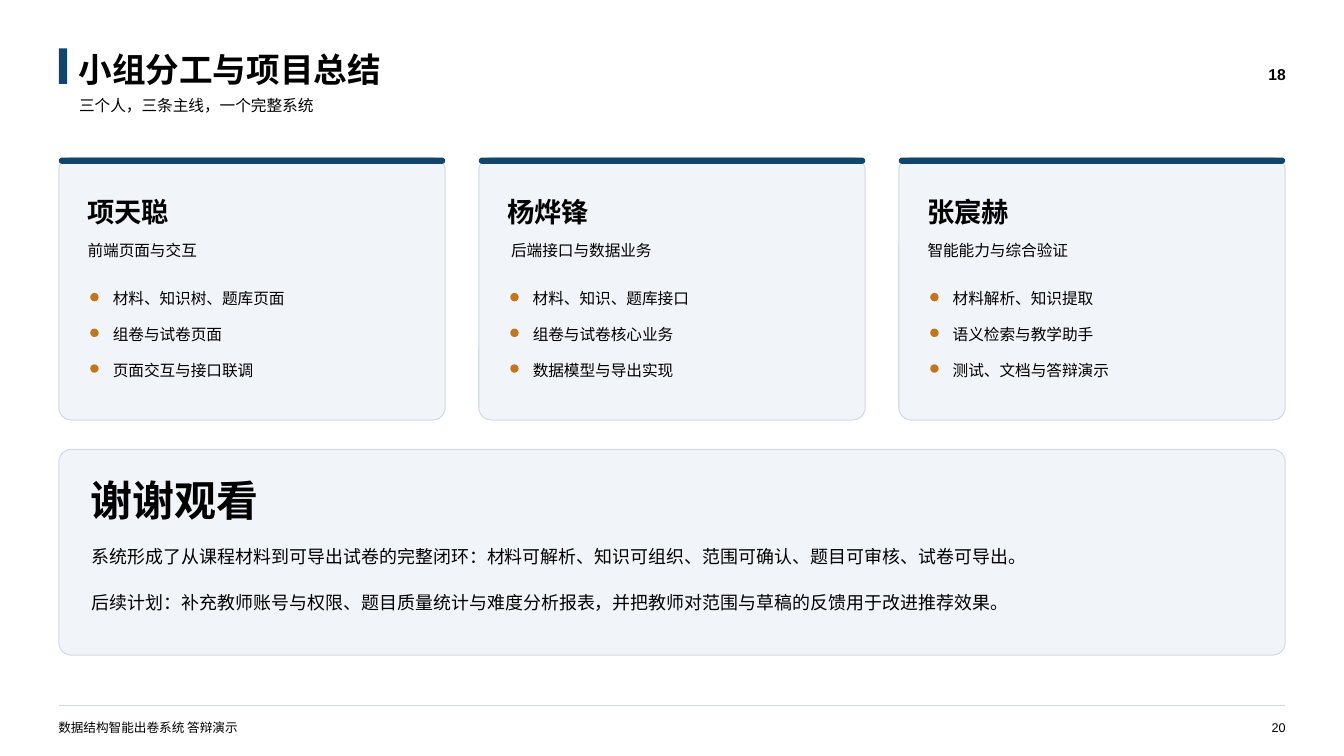
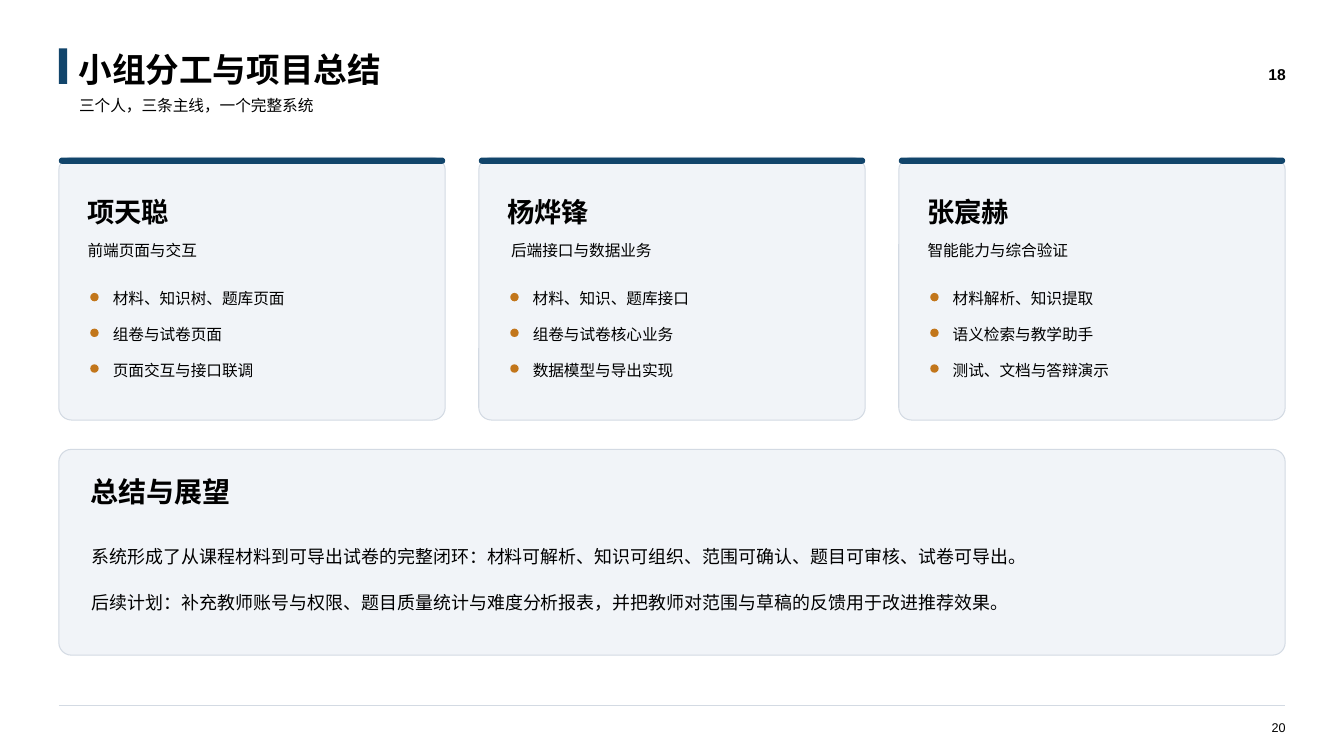
Before and after one commit to ycdada/classproject, a slide deck: slide 20 of docs/数据结构智能出卷系统答辩演示.pptx. Drawn at 1344x756 pixels with LibreOffice and Linux fonts; fonts in the diff are those of the drawing. Boxes give left, top, right and bottom in pixels: in the first picture for what was removed or moved away, otherwise in the second. Text is boxed around its words. In the diff, an @@ line names an element or a change of style, - is before the commit and + after.

```diff
--- a/docs/数据结构智能出卷系统答辩演示.pptx
+++ b/docs/数据结构智能出卷系统答辩演示.pptx
@@ text at (x1=91, y1=478, x2=231, y2=505): text changed; size 30 to 20 pt @@
-谢谢观看
+总结与展望
@@ text removed at (x1=58, y1=721, x2=237, y2=733) @@
-数据结构智能出卷系统 答辩演示
```
Also in this commit, not shown: 19 other slides changed, 1 other file.
